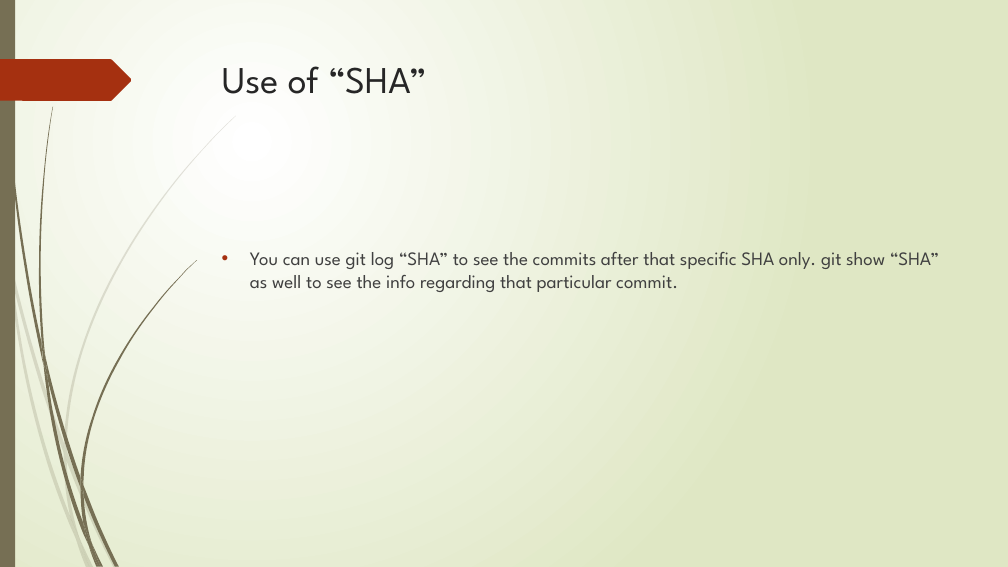
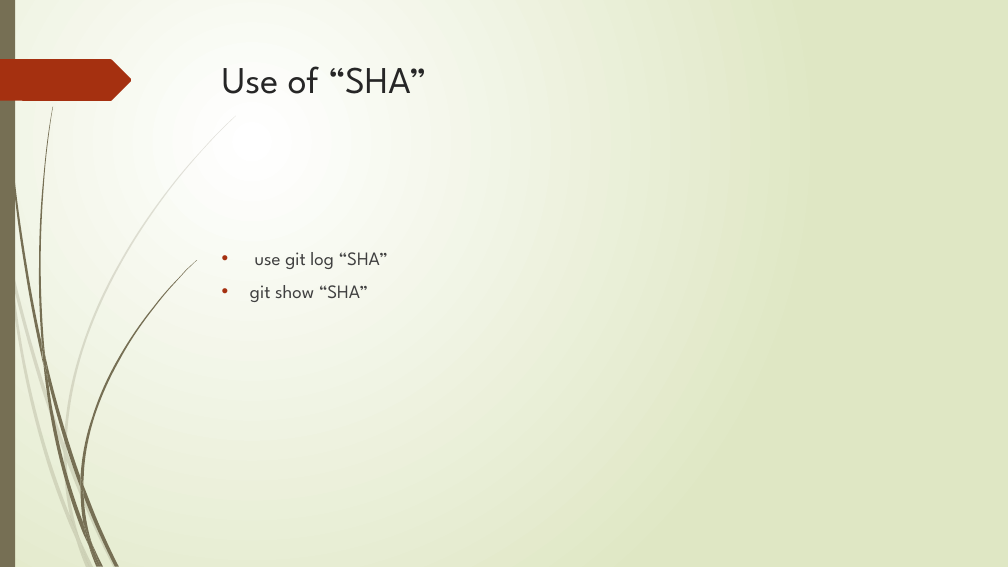
Before and after one commit to saad-janjua/assignment, a slide deck: slide 7 of Version Control with Git.pptx. Drawn at 1008x567 pixels with LibreOffice and Linux fonts; fonts in the diff are those of the drawing. Boxes give left, top, right and bottom in pixels: in the first picture for what was removed or moved away, otherwise in the second. Text is boxed around its words. In the diff, an @@ line names an element or a change of style, - is before the commit and + after.

```diff
--- a/Version Control with Git.pptx
+++ b/Version Control with Git.pptx
@@ text at (250, 252, 388, 302): text changed @@
-• You can use git log “SHA” to see the commits after that specific SHA only. git show “SHA” as well to see the info regarding that particular commit.
+• use git log “SHA”
+• git show “SHA”
```
Also in this commit, not shown: 3 other slides changed, 9 slides added.
